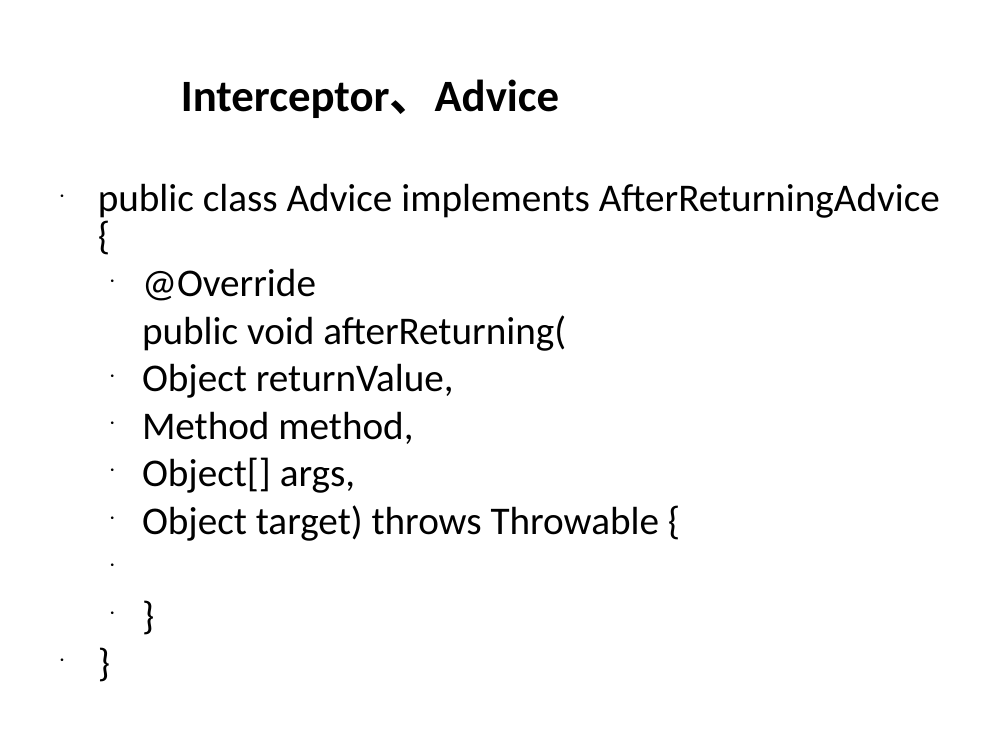
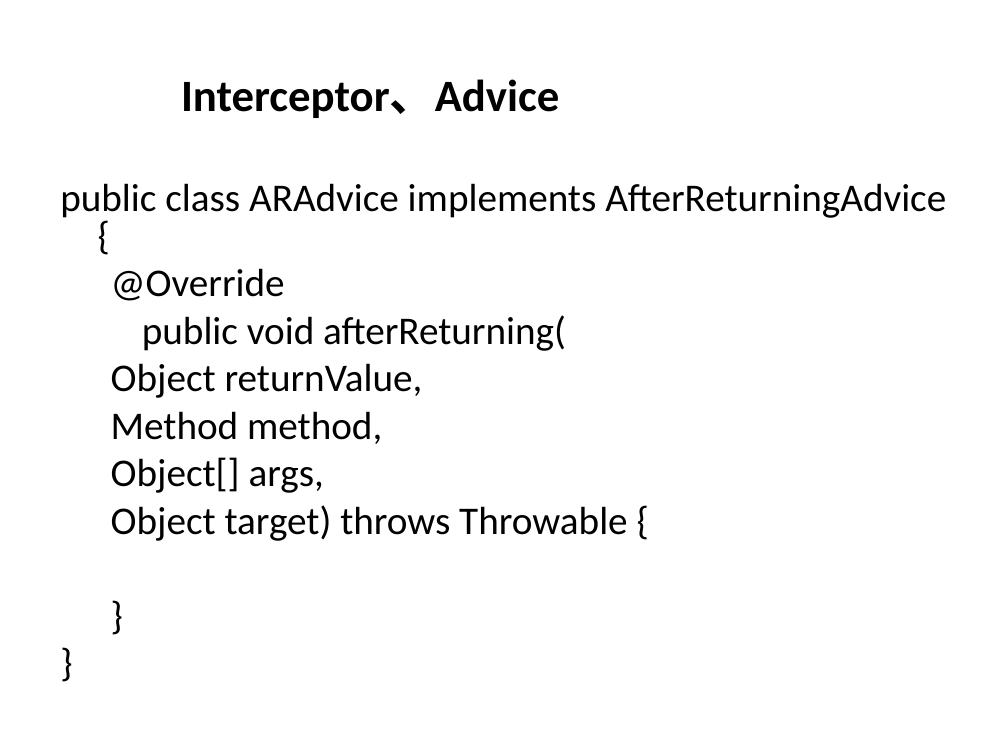
Before and after one commit to burstinair/clouddrive, a slide deck: slide 29 of Spring 学习分享.ppt (slide 32 before the commit). Drawn at 1008x756 pixels with LibreOffice and Linux fonts; fonts in the diff are those of the drawing; background and template pictures are left out. Boxes give left, top, right and bottom in pixels: in the first picture for what was removed or moved away, otherwise in the second. Text is boxed around its words. In the diff, an @@ line names an element or a change of style, - is before the commit and + after.

```diff
--- a/Spring 学习分享.ppt
+++ b/Spring 学习分享.ppt
@@ text at [60,183,946,221]: text changed @@
-• public class Advice implements AfterReturningAdvice {
+public class ARAdvice implements AfterReturningAdvice {
@@ text at [111,268,627,541]: bullet • to none @@
```
Also in this commit, not shown: 52 other slides changed, 1 slide added, 4 slides removed.
